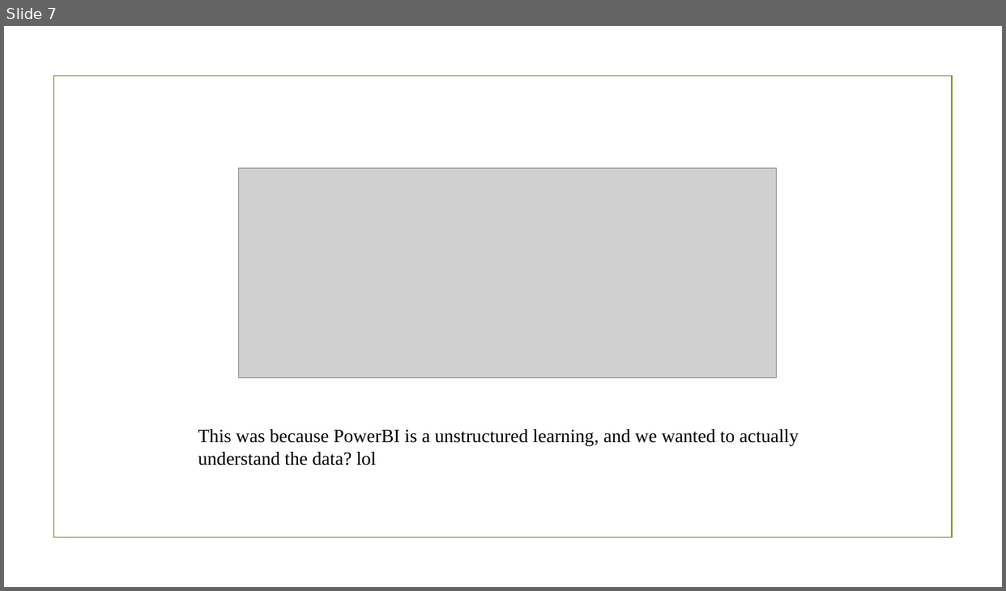
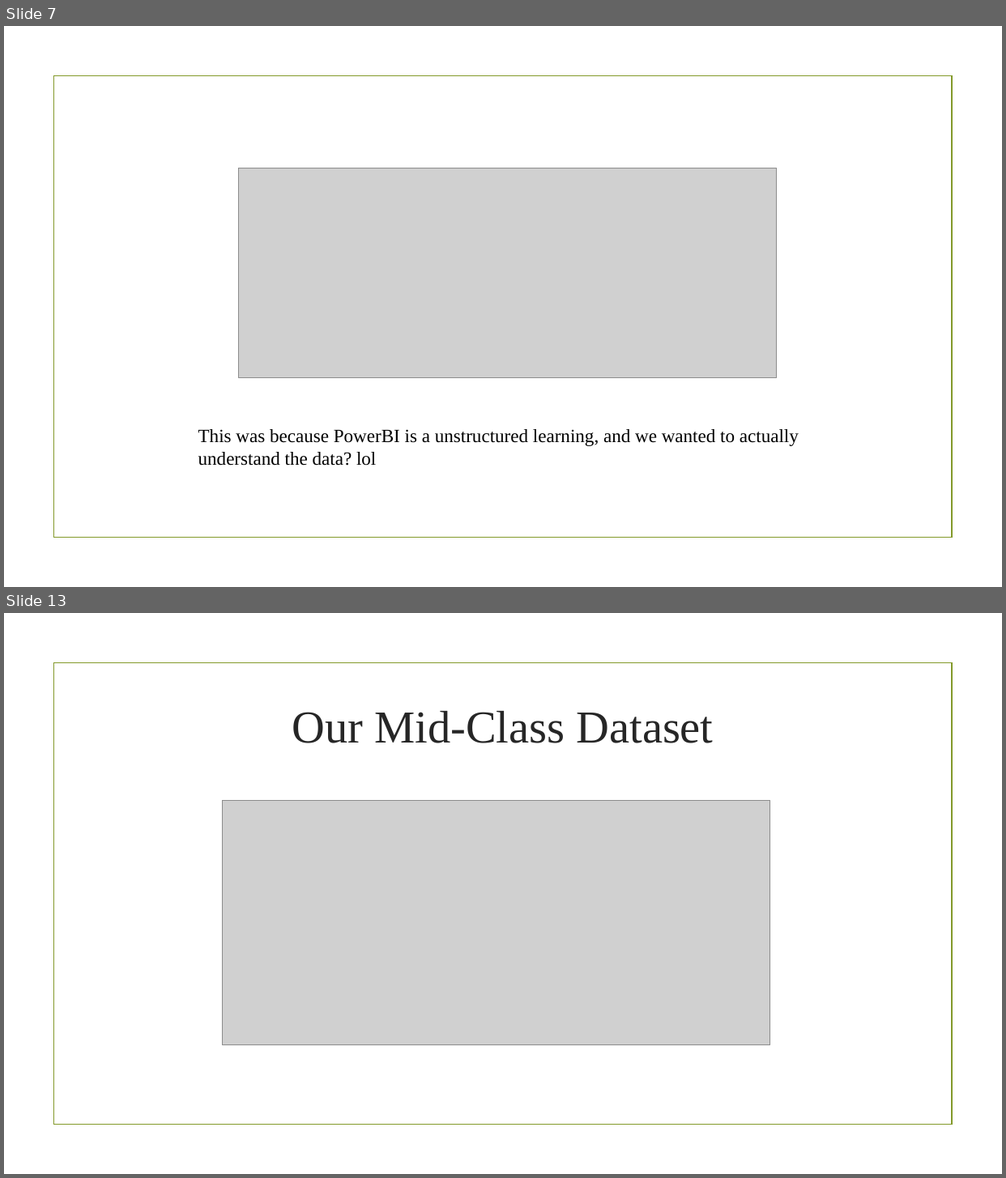
Before and after one commit to danlin604/vsocc, a slide deck: 4925 PROJECT FOLDER/COMP4925 , sub-project 1.pptx. Shown one above the other, each under a label of ours: slide 7 before the commit, slides 7 and 13 after it; the slides between them are not shown. The pictures are 1006x591 and 1006x1178 pixels, drawn with LibreOffice and Linux fonts; fonts in the diff are those of the drawing; grey boxes stand for pictures; background and template pictures are left out. Boxes give left, top, right and bottom in pixels: in the first picture for what was removed or moved away, otherwise in the second. Text is boxed around its words. In the diff, an @@ line names an element or a change of style, - is before the commit and + after.

```diff
--- a/4925 PROJECT FOLDER/COMP4925 , sub-project 1.pptx
+++ b/4925 PROJECT FOLDER/COMP4925 , sub-project 1.pptx
@@ slide 13 added at [4, 613, 1002, 1174], background picture (left out); not listed: 1 template element that a slide beside it also shows @@
@@ text added at [292, 711, 714, 743], 44 pt, text #262626 @@
+Our Mid-Class Dataset
@@ picture added at [223, 800, 770, 1045] @@
```
Also in this commit, not shown: 4 slides changed, 5 other slides added, 1 slide removed, 1 other file.
